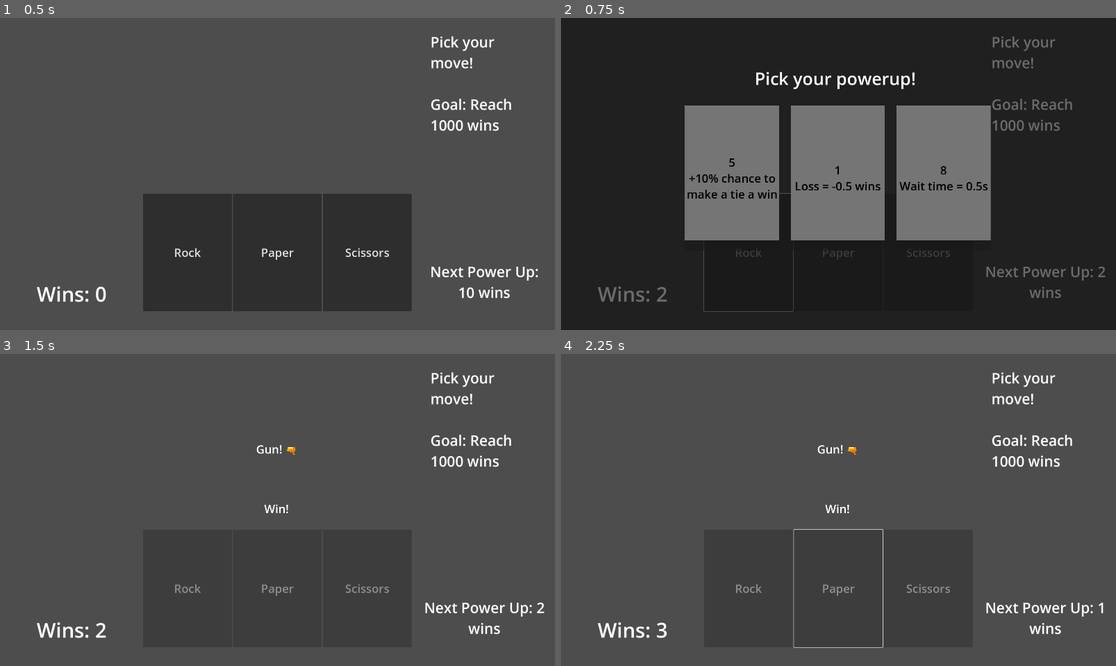
Above: before the commit, frames 1-4 (two rows, left to right).
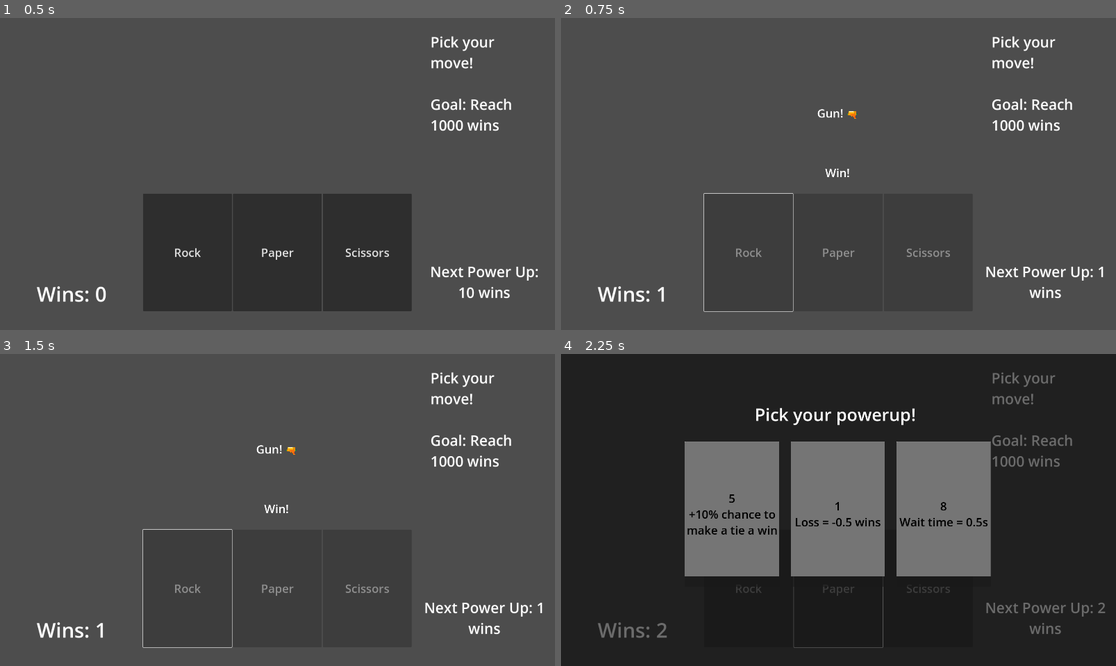
Above: after the commit, the same moments.

Repository: cinpear/rock-paper-scissors-shoot
Game: Godot game, scene res://control.tscn
Same seed, same stepped clock (60 frames per second), same inputs: the game is played once before the commit and once after it.
Inputs (mouse positions are in pixels of both pictures, inside the frame that each line leads up to):
- Up to frame 1 (0.5 s): no input
- Up to frame 2 (0.75 s): click "Rock" at 0.5 s
- Up to frame 3 (1.5 s): click (172, 513) at 1.25 s, where only the run before the commit has a clickable "5 +10% chance to make a tie a…"
- Up to frame 4 (2.25 s): click "Paper" at 2 s

Frame 1 is identical in both runs. In frame 2, 100% of the frame differs, in the area x 0-100%, y 0-100%; in frame 3, 0.2%; in frame 4, 100%.

Commit message:
finished adding all the powerup stuff debugging my unbeloved

Diff:
--- a/control.gd
+++ b/control.gd
@@ -52,36 +52,17 @@
 
 # Chose rock
 func _on_button_pressed() -> void:
+	print("pressed")
 	var move = rng.randi_range(1, 3)
 	var gun = rng.randi_range(1, 100)
 	if (gun <= global.gunChance):
 		$game/Label4.text = "Gun! 🔫"
 		$game/Label5.text = "Win!"
-		wins += 2.0 * global.winMult + chainWin
+		wins += global.winAmount * global.winMult + chainWin
 		if global.chainBonus:
 			chainWin += 1
 	# rock
 	elif (move == 1):
-		$game/Label4.text = "Rock"
-		$game/Label5.text = "Tie"
-		wins += global.tieAmount * global.winMult
-		chainWin = 0
-	# paper
-	elif (move == 2):
-		if global.lossToTieChance > 0:
-			var chance = rng.randi_range(1, 10)
-			if chance <= global.lossToTieChance:
-				$game/Label4.text = "Paper"
-				$game/Label5.text = "Loss -> Tie"
-				wins += global.tieAmount * global.winMult
-				chainWin = 0
-		else:
-			$game/Label4.text = "Paper"
-			$game/Label5.text = "Loss"
-			wins += global.lossAmount * global.lossMult
-			chainWin = 0
-	# scissors
-	else:
 		if global.tieToWinChance > 0:
 			var chance = rng.randi_range(1, 10)
 			if chance <= global.tieToWinChance:
@@ -90,12 +71,45 @@
 				wins += global.winAmount * global.winMult + chainWin
 				if global.chainBonus:
 					chainWin += 1
-		else:
-			$game/Label4.text = "Scissors"
-			$game/Label5.text = "Win!"
-			wins += global.winAmount * global.winMult + chainWin
-			if global.chainBonus:
-				chainWin += 1
+			else:
+				$game/Label4.text = "Rock"
+				$game/Label5.text = "Tie"
+				wins += global.tieAmount * global.winMult
+				chainWin = 0
+		else:
+			print("here1")
+			$game/Label4.text = "Rock"
+			$game/Label5.text = "Tie"
+			wins += global.tieAmount * global.winMult
+			chainWin = 0
+	# paper
+	elif (move == 2):
+		print("here2")
+		if global.lossToTieChance > 0:
+			var chance = rng.randi_range(1, 10)
+			if chance <= global.lossToTieChance:
+				$game/Label4.text = "Paper"
+				$game/Label5.text = "Loss -> Tie"
+				wins += global.tieAmount * global.winMult
+				chainWin = 0
+			else:
+				$game/Label4.text = "Paper"
+				$game/Label5.text = "Loss"
+				wins += global.lossAmount * global.lossMult
+				chainWin = 0
+		else:
+			$game/Label4.text = "Paper"
+			$game/Label5.text = "Loss"
+			wins += global.lossAmount * global.lossMult
+			chainWin = 0
+	# scissors
+	else:
+		print("here3")
+		$game/Label4.text = "Scissors"
+		$game/Label5.text = "Win!"
+		wins += global.winAmount * global.winMult + chainWin
+		if global.chainBonus:
+			chainWin += 1
 	update_wins()
 	pause_one_sec()
 
@@ -124,6 +138,11 @@
 				wins += global.winAmount * global.winMult + chainWin
 				if global.chainBonus:
 					chainWin += 1
+			else:
+				$game/Label4.text = "Paper"
+				$game/Label5.text = "Tie"
+				wins += global.tieAmount * global.winMult
+				chainWin = 0
 		else:
 			$game/Label4.text = "Paper"
 			$game/Label5.text = "Tie"
@@ -132,10 +151,15 @@
 	else:
 		if global.lossToTieChance > 0:
 			var chance = rng.randi_range(1, 10)
-			if chance <= global.lossToTieChance:
+			if chance <= global.laossToTieChance:
 				$game/Label4.text = "Scissors"
 				$game/Label5.text = "Loss -> Tie"
 				wins += global.tieAmount * global.winMult
+				chainWin = 0
+			else:
+				$game/Label4.text = "Scissors"
+				$game/Label5.text = "Loss"
+				wins += global.lossAmount * global.lossMult
 				chainWin = 0
 		else:
 			$game/Label4.text = "Scissors"
@@ -183,6 +207,12 @@
 				wins += global.winAmount * global.winMult + chainWin
 				if global.chainBonus:
 					chainWin += 1
+			else:
+				$game/Label4.text = "Scissors"
+				$game/Label5.text = "Tie"
+				wins += global.tieAmount * global.winMult
+				chainWin = 0
+
 		else:
 			$game/Label4.text = "Scissors"
 			$game/Label5.text = "Tie"
